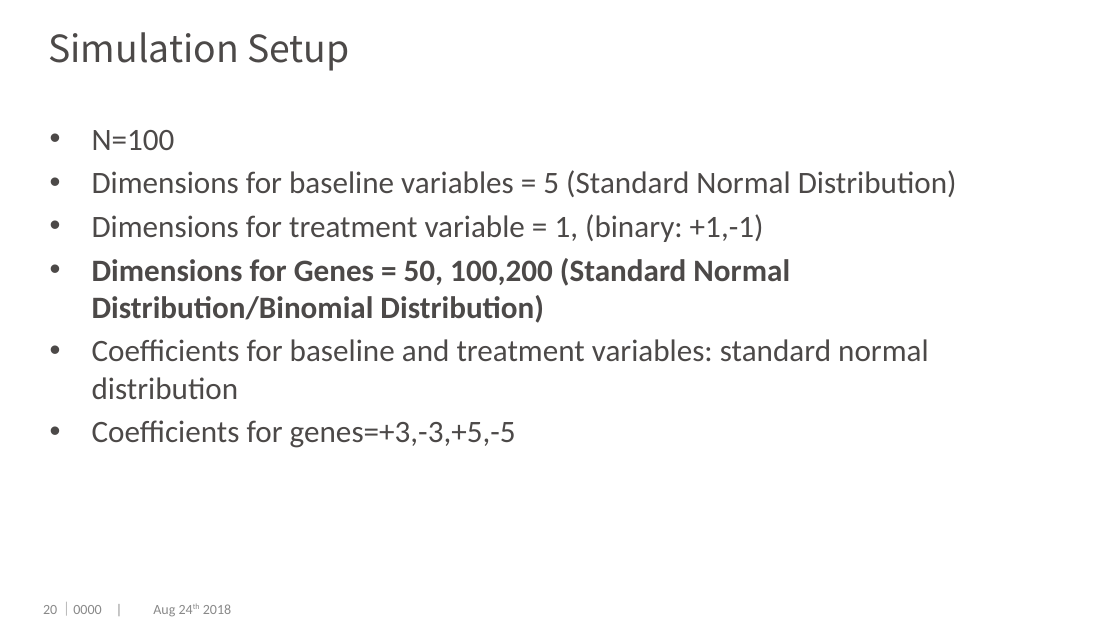
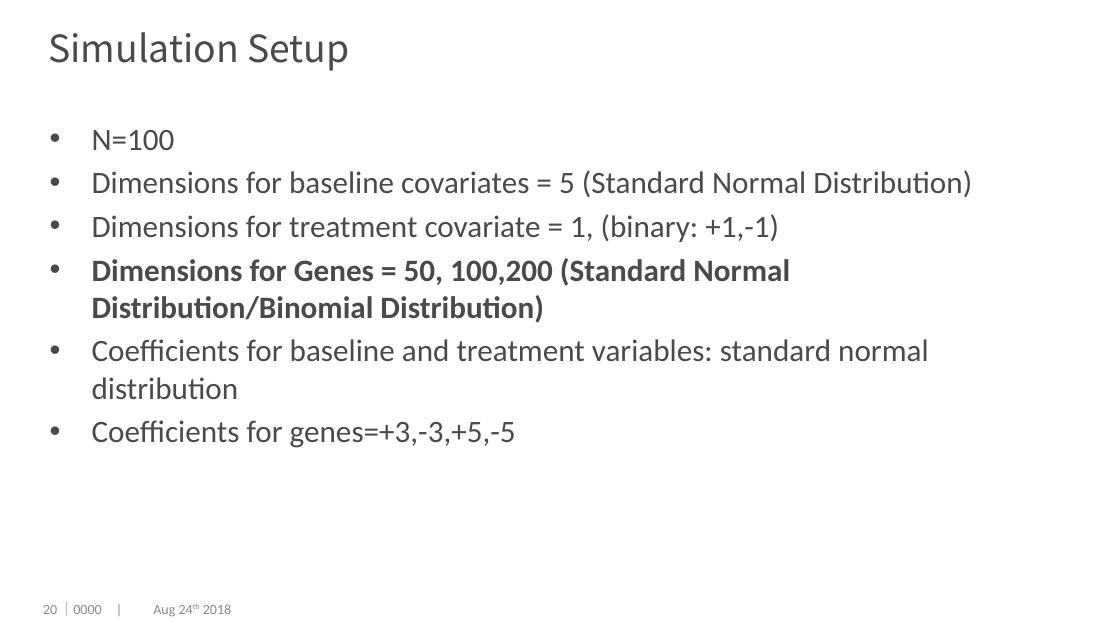
Before and after one commit to dengwx11/GroupLasso, a slide deck: slide 21 of manu & slides/Final.pptx. Drawn at 1120x630 pixels with LibreOffice and Linux fonts; fonts in the diff are those of the drawing; background and template pictures are left out. Boxes give left, top, right and bottom in pixels: in the first picture for what was removed or moved away, otherwise in the second. Text is boxed around its words. In the diff, an @@ line names an element or a change of style, - is before the commit and + after.

```diff
--- a/manu & slides/Final.pptx
+++ b/manu & slides/Final.pptx
@@ text at (92,170,972,242): text changed @@
-• Dimensions for baseline variables = 5 (Standard Normal Distribution)
-• Dimensions for treatment variable = 1, (binary: +1,-1)
+• Dimensions for baseline covariates = 5 (Standard Normal Distribution)
+• Dimensions for treatment covariate = 1, (binary: +1,-1)
```
Also in this commit, not shown: 1 other slide changed.
